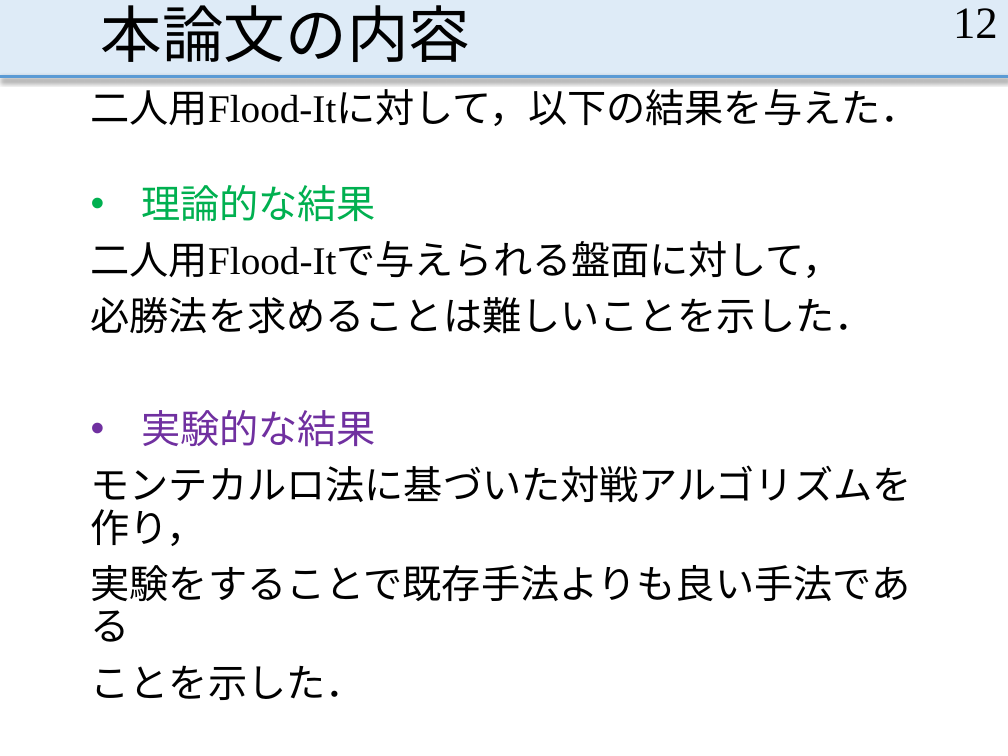
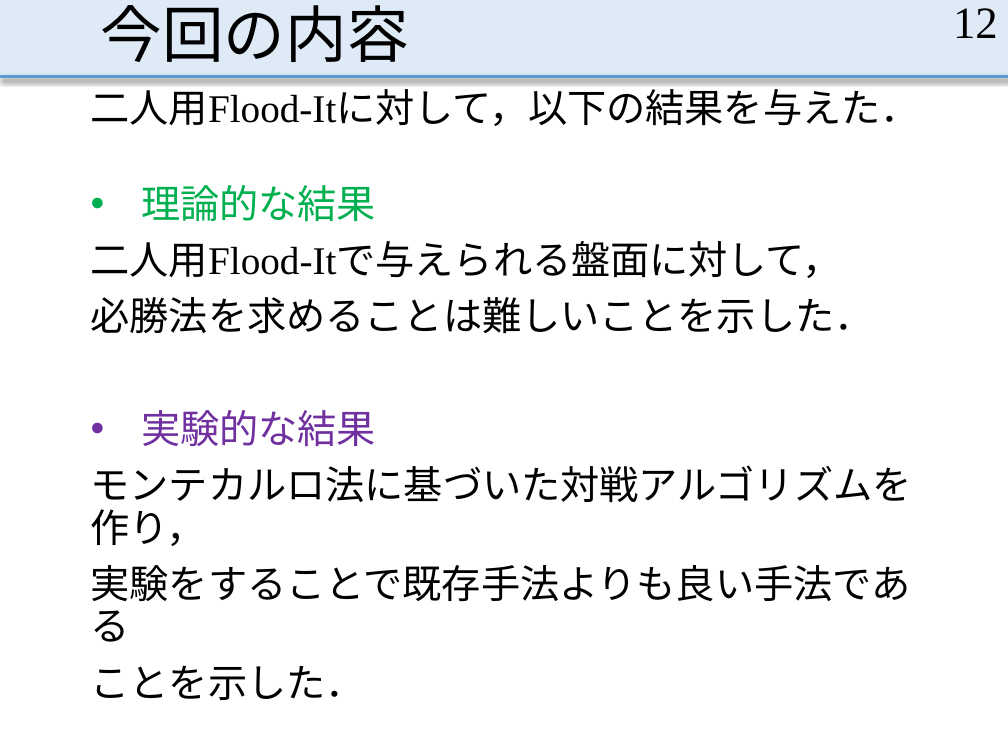
Before and after one commit to MasayaOda/SR, a slide deck: slide 12 of 190513oda.pptx. Drawn at 1008x756 pixels with LibreOffice and Linux fonts; fonts in the diff are those of the drawing. Boxes give left, top, right and bottom in pixels: in the first picture for what was removed or moved away, otherwise in the second. Text is boxed around its words. In the diff, an @@ line names an element or a change of style, - is before the commit and + after.

```diff
--- a/190513oda.pptx
+++ b/190513oda.pptx
@@ title at <box>101,5,409,62</box>: text changed @@
-本論文の内容
+今回の内容
```
Also in this commit, not shown: 11 other slides changed, 12 slides added, 22 slides removed.
